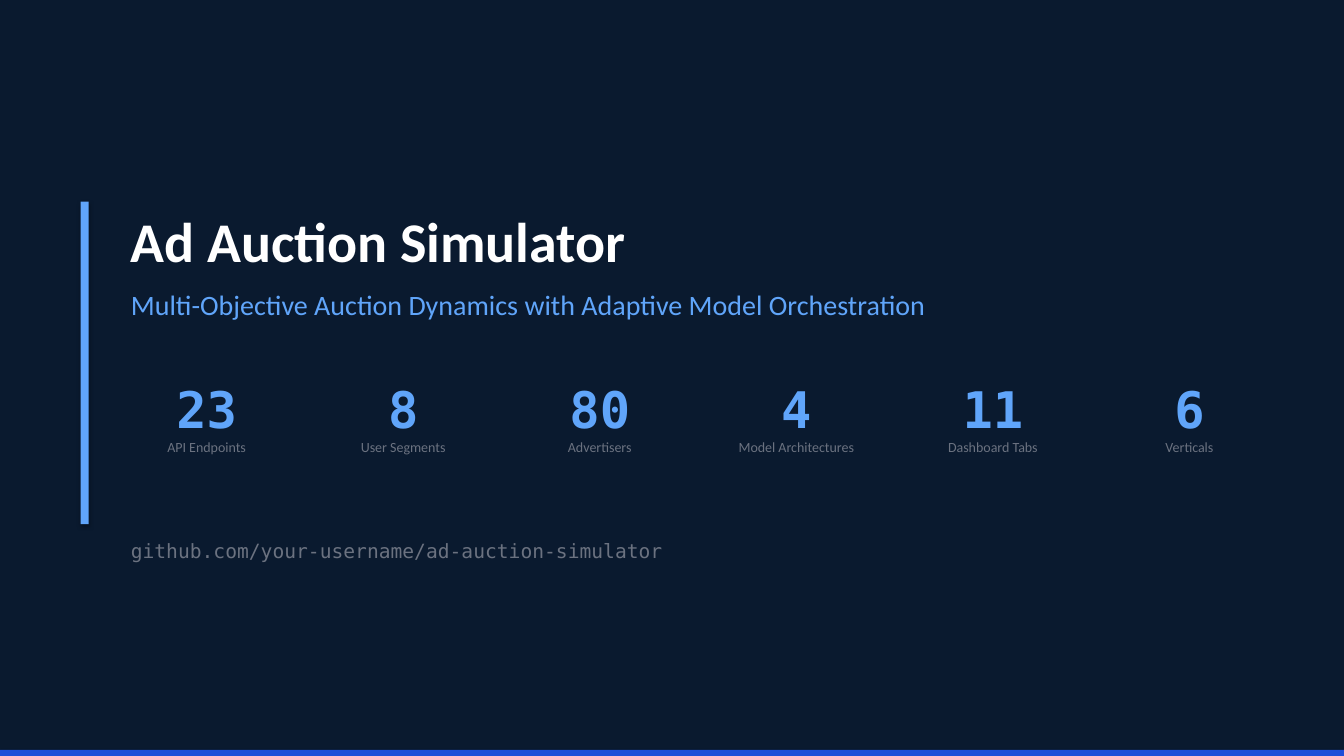
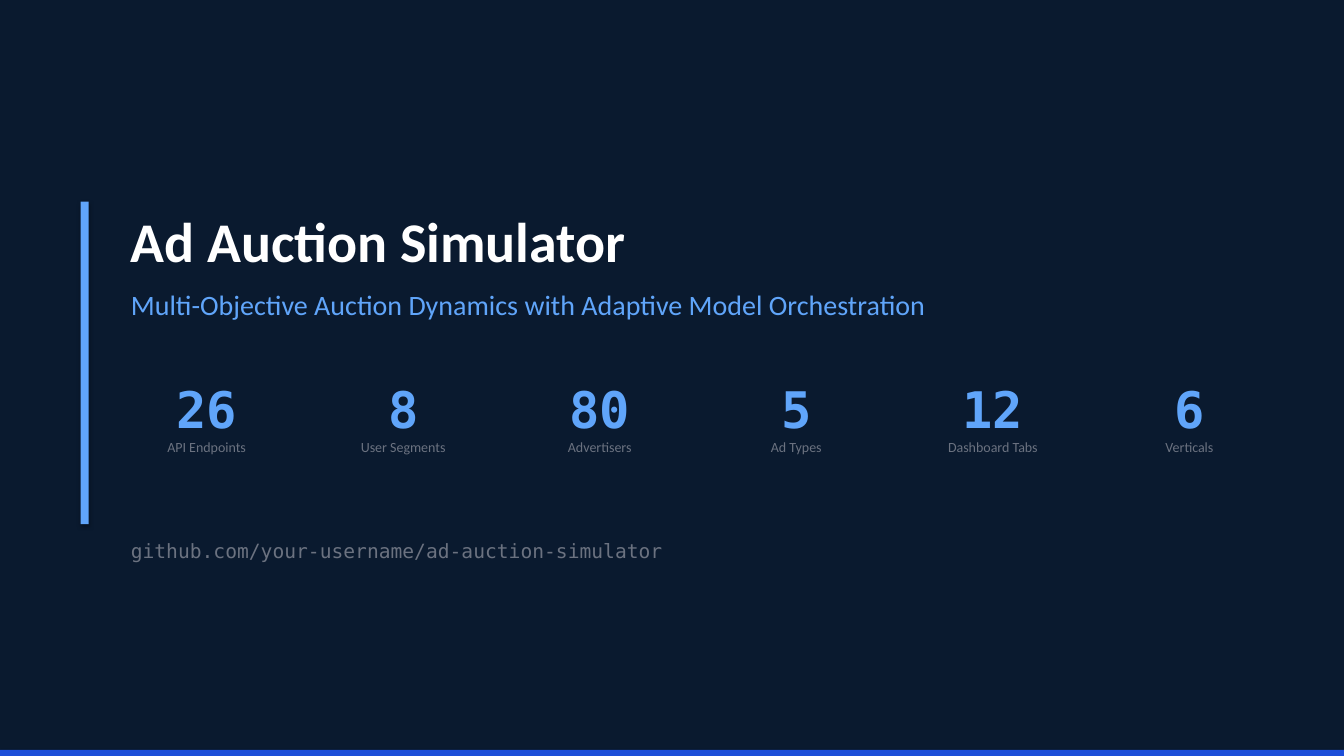
Before and after one commit to yunycao/202602_ad_auction_simulator, a slide deck: slide 14 of Ad_Auction_Simulator_Dashboard.pptx (slide 13 before the commit). Drawn at 1344x756 pixels with LibreOffice and Linux fonts; fonts in the diff are those of the drawing. Boxes give left, top, right and bottom in pixels: in the first picture for what was removed or moved away, otherwise in the second. Text is boxed around its words. In the diff, an @@ line names an element or a change of style, - is before the commit and + after.

```diff
--- a/Ad_Auction_Simulator_Dashboard.pptx
+++ b/Ad_Auction_Simulator_Dashboard.pptx
@@ text at (176,390,237,429): text changed @@
-23
+26
@@ text at (781,391,811,429): text changed @@
-4
+5
@@ text at (963,390,1024,428): text changed @@
-11
+12
@@ text at (771,442,821,454): text changed @@
-Model Architectures
+Ad Types
```
Also in this commit, not shown: 1 other slide changed, 1 slide added, 6 other files.
